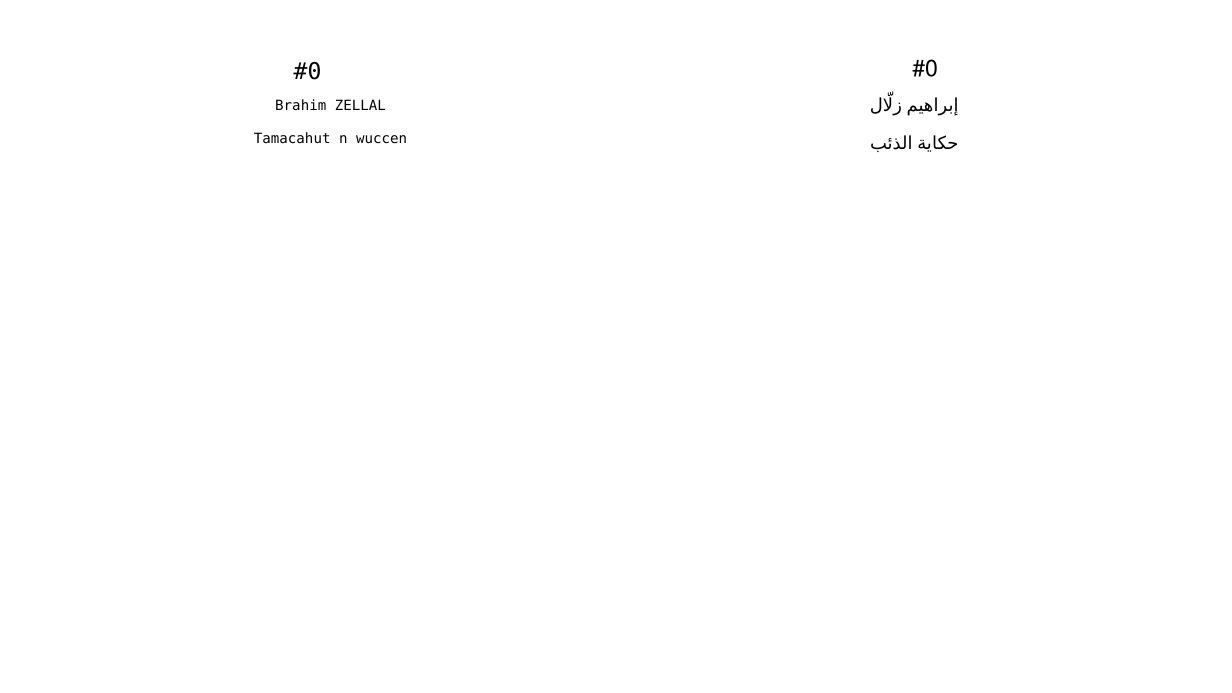
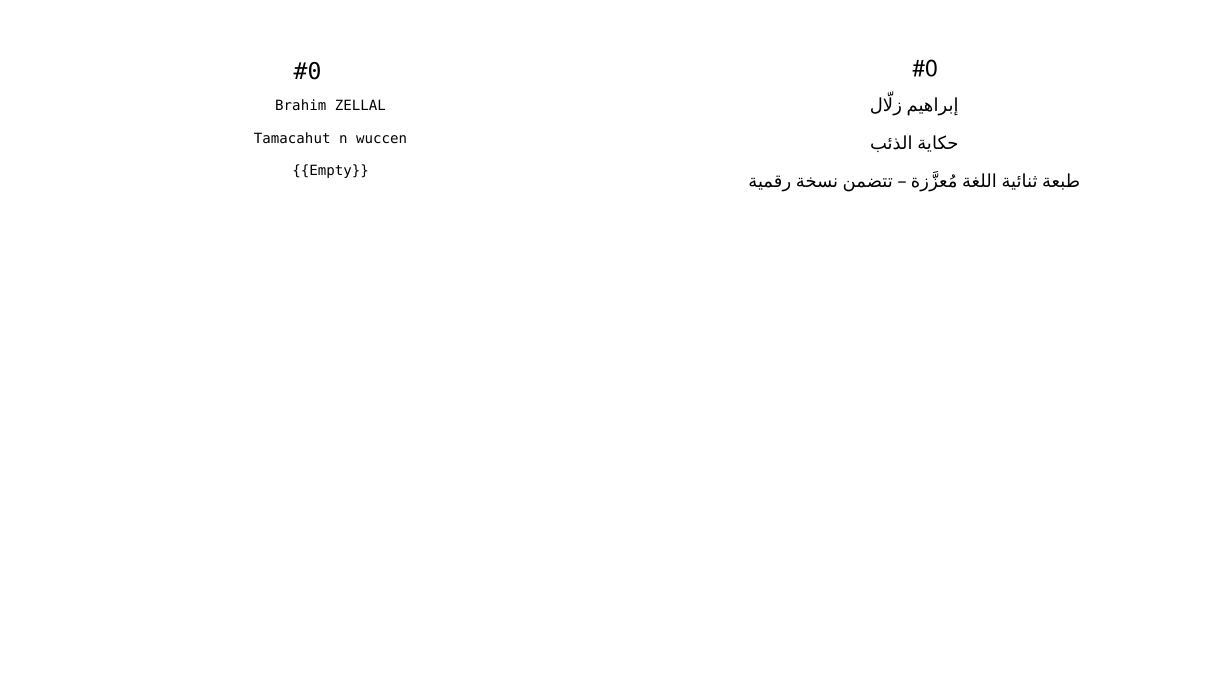
Before and after one commit to sferhah/tamacahut_n_wuccen, a slide deck: slide 1 of Uccen.ConsoleApp/Resources/pptx/uccen.arb.pptx. Drawn at 1232x693 pixels with LibreOffice and Linux fonts; fonts in the diff are those of the drawing. Boxes give left, top, right and bottom in pixels: in the first picture for what was removed or moved away, otherwise in the second. Text is boxed around its words. In the diff, an @@ line names an element or a change of style, - is before the commit and + after.

```diff
--- a/Uccen.ConsoleApp/Resources/pptx/uccen.arb.pptx
+++ b/Uccen.ConsoleApp/Resources/pptx/uccen.arb.pptx
@@ table at (x1=30, y1=15, x2=1205, y2=668) @@
-row 3, column 1: Brahim ZELLAL / Tamacahut n wuccen
+row 3, column 1: Brahim ZELLAL / Tamacahut n wuccen / {{Empty}}
-row 3, column 3: إبراهيم زلّال / حكاية الذئب
+row 3, column 3: إبراهيم زلّال / حكاية الذئب / طبعة ثنائية اللغة مُعزَّزة – تتضمن نسخة رقمية
```
Also in this commit, not shown: 1 other slide changed, 10 other files.
